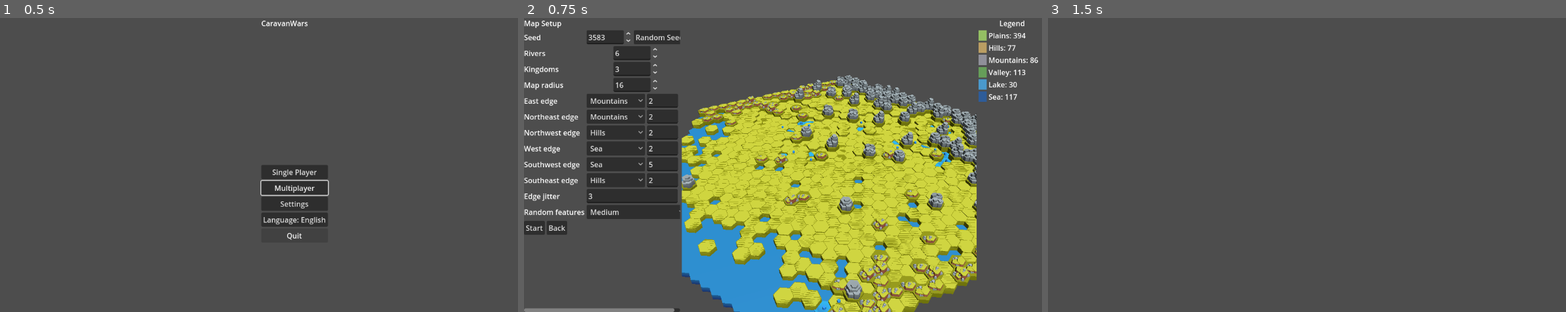
Above: before the commit, frames 1-3 (left to right).
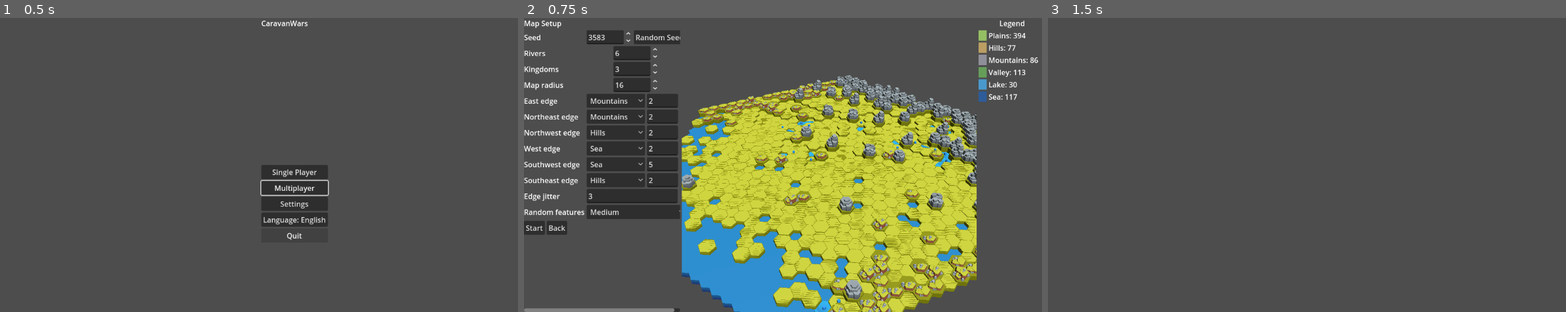
Above: after the commit, the same moments.

Repository: sepa79/CaravanWars
Game: Godot game, scene res://scenes/Main.tscn
Two runs of this game, one before a commit and one after it. Both use one fixed random seed, a clock stepped at 60 frames per second and the inputs below.
Inputs:
- Up to frame 1 (0.5 s): no input
- Up to frame 2 (0.75 s): click "Single Player" at 0.5 s
- Up to frame 3 (1.5 s): click "Start" at 1.25 s

Frame 1 is identical in both runs. In frame 2, 0.6% of the frame differs, in the area x 30-87%, y 23-100%; in frame 3, nothing differs.

Commit message:
fix: align map preview land surfaces

Diff:
--- a/game/ui/MapView.gd
+++ b/game/ui/MapView.gd
@@ -124,6 +124,7 @@
 const LAND_DEFAULT_ELEVATION: float = 0.35
 const LAND_ELEVATION_SCALE: float = 1.0
 const LAND_BASE_MIN_HEIGHT: float = 0.05
+const LAND_SURFACE_PIVOT_EPSILON: float = 0.0001
 
 var map_data: Dictionary = {}
 
@@ -662,10 +663,15 @@
             var variant_index := int(variant_counts.get(variant_key, 0))
             if variant_index >= surface_multimesh.instance_count:
                 continue
-            var surface_transform := _make_land_surface_transform(world_center, world_height)
+            var surface_mesh: Mesh = surface_multimesh.mesh
+            if surface_mesh == null and mesh_map.has(variant_key):
+                var mapped_mesh: Variant = mesh_map[variant_key]
+                if mapped_mesh is Mesh:
+                    surface_mesh = mapped_mesh
+            var surface_transform := _make_land_surface_transform(surface_mesh, world_center, world_height, base_scale)
             surface_multimesh.set_instance_transform(variant_index, surface_transform)
-            if surface_multimesh.mesh != null:
-                var surface_aabb := surface_multimesh.mesh.get_aabb()
+            if surface_mesh != null:
+                var surface_aabb := surface_mesh.get_aabb()
                 var transformed_surface := _transform_aabb(surface_aabb, surface_transform)
                 var merged_surface := _merge_bounds_with_aabb(min_pos, max_pos, has_positions, transformed_surface)
                 min_pos = merged_surface.get("min", min_pos)
@@ -794,9 +800,23 @@
     var basis := Basis.IDENTITY.scaled(Vector3(1.0, base_scale, 1.0))
     return Transform3D(basis, origin)
 
-func _make_land_surface_transform(world_center: Vector3, world_height: float) -> Transform3D:
+func _make_land_surface_transform(surface_mesh: Mesh, world_center: Vector3, world_height: float, base_scale: float) -> Transform3D:
     var origin := Vector3(world_center.x, world_height, world_center.z)
-    return Transform3D(Basis.IDENTITY, origin)
+    var basis := Basis.IDENTITY
+    if surface_mesh == null:
+        return Transform3D(basis, origin)
+    var surface_aabb := surface_mesh.get_aabb()
+    var min_y: float = surface_aabb.position.y
+    var height: float = surface_aabb.size.y
+    var max_y: float = min_y + height
+    if max_y <= LAND_SURFACE_PIVOT_EPSILON:
+        var safe_height: float = max(height, LAND_SURFACE_PIVOT_EPSILON)
+        var y_scale: float = base_scale / safe_height
+        basis = basis.scaled(Vector3(1.0, y_scale, 1.0))
+        origin.y = world_height - max_y * y_scale
+    else:
+        origin.y = world_height - min_y
+    return Transform3D(basis, origin)
 
 func _select_land_surface_variant(region: String, axial: Vector2i) -> String:
     var variant_list: Array = []
Not shown, changed: CHANGELOG.md
